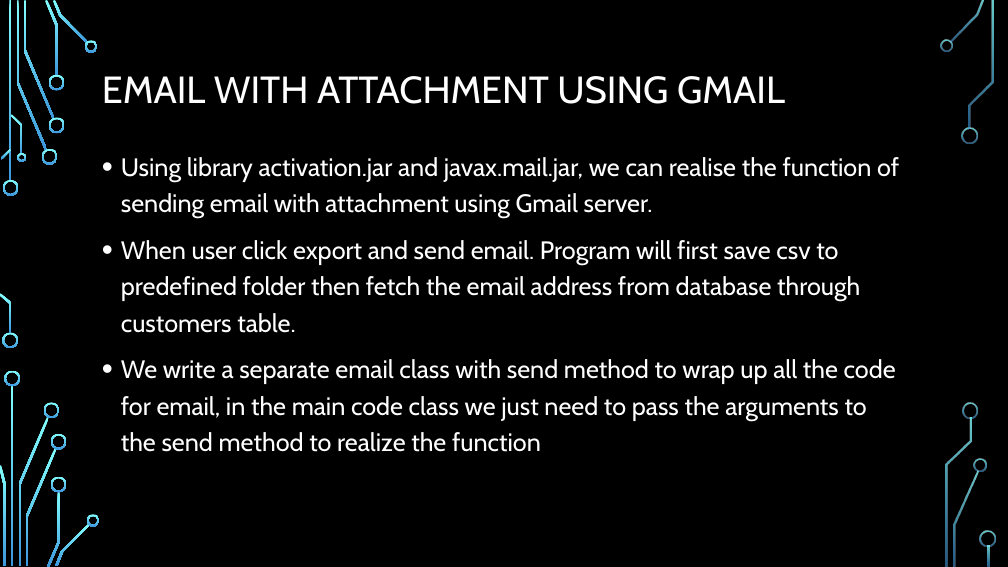
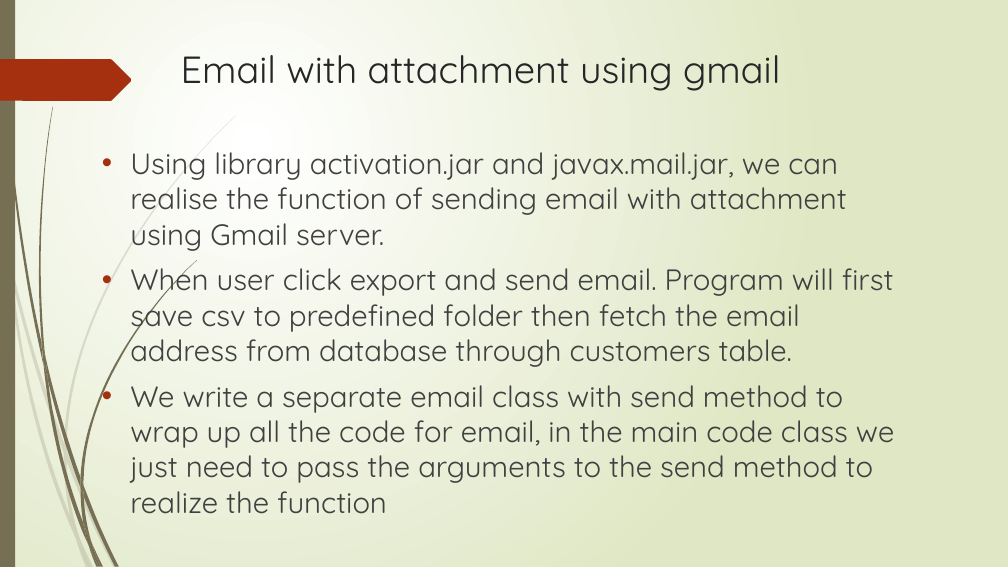
Before and after one commit to zdf22018/project_sales_order_invoicing, a slide deck: slide 13 of Sales Order and invoicing – desktop program.pptx (slide 14 before the commit). Drawn at 1008x567 pixels with LibreOffice and Linux fonts; fonts in the diff are those of the drawing; background and template pictures are left out. Boxes give left, top, right and bottom in pixels: in the first picture for what was removed or moved away, otherwise in the second. Text is boxed around its words. In the diff, an @@ line names an element or a change of style, - is before the commit and + after.

```diff
--- a/Sales Order and invoicing – desktop program.pptx
+++ b/Sales Order and invoicing – desktop program.pptx
@@ background picture (left out) to gradient #FFFFFF to #DFE8C4 @@
@@ rectangle added at [0,0,15,567], fill #766F54 @@
@@ freeform shape added at [0,59,132,101], fill #A53010 @@
@@ title "Email with attachment using gmail" at [181,55,780,91]: vertical alignment middle to top @@
@@ title at [181,55,780,91]: text changed; font Cabin to Quicksand; text colour #FFFFFF to #262626 @@
-EMAIL WITH ATTACHMENT USING GMAIL
+Email with attachment using gmail
@@ text "Using library activation.jar and javax.mail.jar, ..." at [130,152,894,483]: size 24 to 28 pt, font Cabin to Quicksand, text colour #FFFFFF to #404040; indent changed; line spacing 1.2 to 1 @@
@@ fill gradient #82FFFF to #3D97DE to #766F54 in 5 elements at [83,523,101,566], [80,477,83,496], [92,544,104,567], [43,361,88,546], [42,340,48,382] @@
@@ freeform shape: place and size @@
-freeform shape at [0,293,11,333]
+freeform shape at [42,340,48,382]
@@ freeform shape: place and size @@
-freeform shape at [18,417,48,566]
+freeform shape at [43,361,88,546]
@@ fill gradient #82FFFF to #3D97DE to #766F54 at 20% opacity in 3 elements at [67,451,117,567], [64,453,79,538], [64,443,67,461] @@
@@ freeform shape: place and size @@
-freeform shape at [51,434,67,450]
+freeform shape at [64,443,67,461]
@@ freeform shape: place and size @@
-freeform shape at [47,492,60,567]
+freeform shape at [64,453,79,538]
@@ freeform shape: place and size @@
-freeform shape at [26,448,57,566]
+freeform shape at [67,451,117,567]
@@ freeform shape: place and size @@
-freeform shape at [51,476,67,492]
+freeform shape at [80,477,83,496]
@@ group added at [2,0,197,567]: 7 freeform shapes @@
@@ group added at [0,116,236,567]: 7 freeform shapes @@
@@ freeform shape: place and size @@
-freeform shape at [55,523,90,566]
+freeform shape at [83,523,101,566]
@@ freeform shape: place and size @@
-freeform shape at [87,514,100,526]
+freeform shape at [92,544,104,567]
@@ group removed at [0,0,996,566]: 25 freeform shapes, 3 rectangles @@
```
Also in this commit, not shown: 14 other slides changed, 1 slide added, 2 slides removed, 6 other files.
